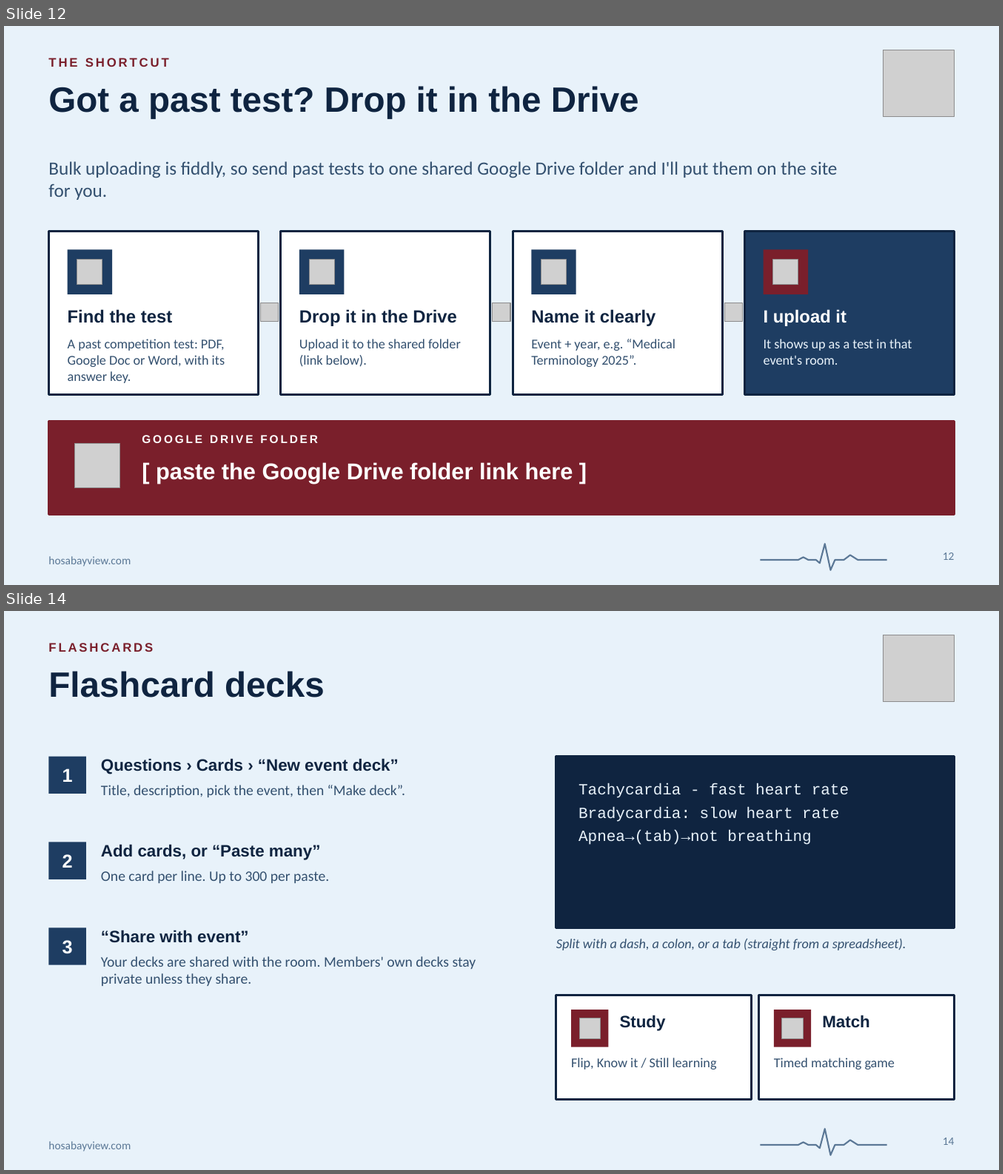
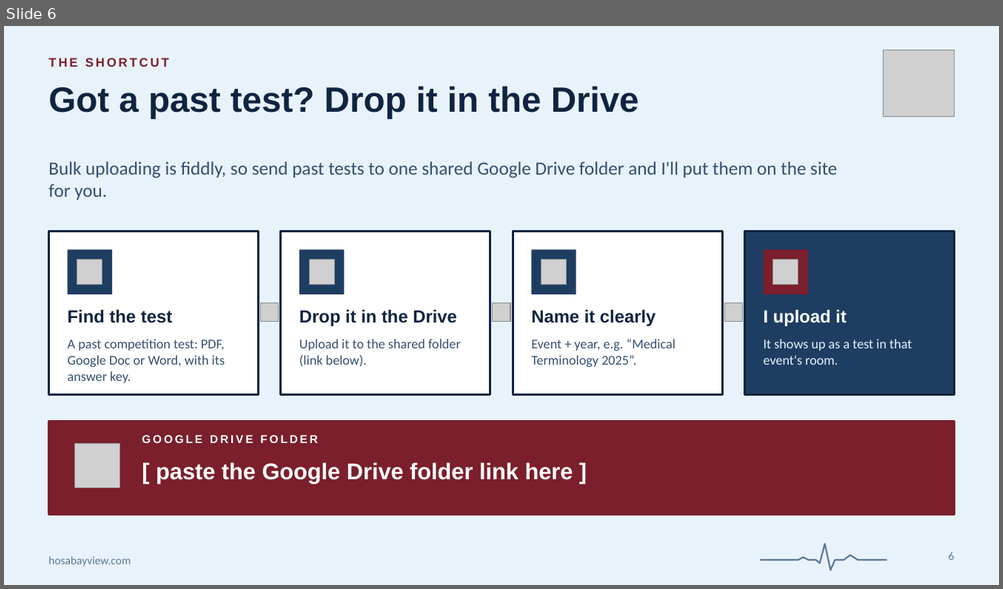
Before and after one commit to claudeforeveryone/hosa-bayview, a slide deck: docs/presentations/hosa-bayview-admin-guide.pptx. Shown one above the other, each under a label of ours: slides 12 and 14 before the commit, slide 6 after it; the slides between them are not shown. The pictures are 1003x1174 and 1003x589 pixels, drawn with LibreOffice and Linux fonts; fonts in the diff are those of the drawing; grey boxes stand for pictures. Boxes give left, top, right and bottom in pixels: in the first picture for what was removed or moved away, otherwise in the second. Text is boxed around its words. In the diff, an @@ line names an element or a change of style, - is before the commit and + after.

```diff
--- a/docs/presentations/hosa-bayview-admin-guide.pptx
+++ b/docs/presentations/hosa-bayview-admin-guide.pptx
@@ slide 14 removed at bbox=[4, 611, 999, 1170], background #E8F2FA; not listed: 1 template element that a slide beside it also shows @@
@@ text removed at bbox=[48, 643, 153, 652] @@
-FLASHCARDS
@@ picture removed at bbox=[883, 635, 954, 701] @@
@@ title removed at bbox=[48, 671, 324, 698] @@
-Flashcard decks
@@ rectangle removed at bbox=[48, 757, 86, 794] @@
@@ text removed at bbox=[101, 758, 398, 775] @@
-Questions › Cards › “New event deck”
@@ rectangle removed at bbox=[556, 757, 954, 928] @@
@@ text removed at bbox=[62, 769, 73, 782] @@
-1
@@ text removed at bbox=[101, 785, 406, 797] @@
-Title, description, pick the event, then “Make deck”.
@@ text removed at bbox=[578, 784, 848, 845] @@
-Tachycardia - fast heart rate
-Bradycardia: slow heart rate
-Apnea→(tab)→not breathing
@@ rectangle removed at bbox=[48, 843, 86, 880] @@
@@ text removed at bbox=[62, 854, 73, 868] @@
-2
@@ text removed at bbox=[101, 844, 320, 860] @@
-Add cards, or “Paste many”
@@ text removed at bbox=[101, 871, 329, 883] @@
-One card per line. Up to 300 per paste.
@@ rectangle removed at bbox=[48, 928, 86, 965] @@
@@ text removed at bbox=[62, 940, 73, 954] @@
-3
@@ text removed at bbox=[101, 930, 248, 943] @@
-“Share with event”
@@ text removed at bbox=[556, 939, 906, 951] @@
-Split with a dash, a colon, or a tab (straight from a spreadsheet).
@@ text removed at bbox=[101, 957, 476, 986] @@
-Your decks are shared with the room. Members' own decks stay private unless they share.
@@ rectangle removed at bbox=[556, 995, 751, 1099] @@
@@ rectangle removed at bbox=[571, 1010, 609, 1048] @@
@@ rectangle removed at bbox=[759, 995, 955, 1099] @@
@@ rectangle removed at bbox=[774, 1010, 811, 1048] @@
@@ picture removed at bbox=[579, 1019, 600, 1039] @@
@@ text removed at bbox=[620, 1015, 666, 1031] @@
-Study
@@ picture removed at bbox=[782, 1019, 803, 1039] @@
@@ text removed at bbox=[822, 1015, 870, 1028] @@
-Match
@@ text removed at bbox=[571, 1058, 717, 1070] @@
-Flip, Know it / Still learning
@@ text removed at bbox=[774, 1058, 894, 1070] @@
-Timed matching game
@@ freeform shape removed at bbox=[760, 1129, 887, 1156] @@
@@ page number removed at bbox=[942, 1138, 954, 1145] @@
-14
@@ what was slide 12 is now slide 6 @@
@@ page number at bbox=[948, 552, 954, 560]: text changed @@
-12
+6
```
Also in this commit, not shown: 5 slides changed, 5 slides added, 16 other slides removed, 3 other files.
